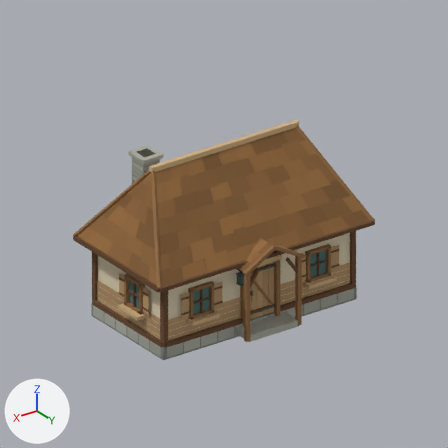
A saved change to the Blender file asset_creation/houses/long_cabin.blend.
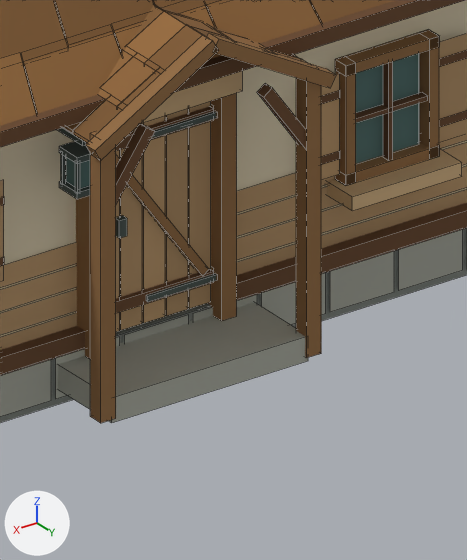
Old and new are each drawn from the file's camera 'StudioCamera' and again close up on the part from 49% to 75% of the width and 53% to 84% of the height. Arrows for +X, +Y and +Z are at lower left; the lights stay in place. The older version's two pictures come first. The close-ups show mesh edges as thin lines.

The first close-up shows 'HouseDoor', 'HouseGlass', 'LongCabin_Body'.
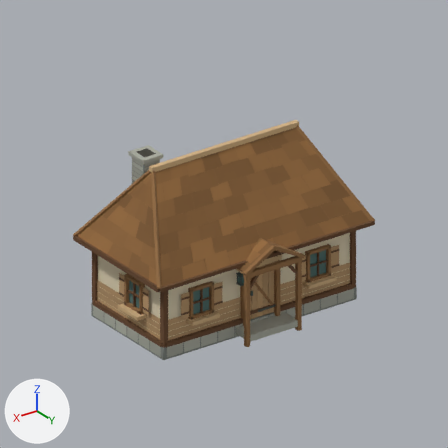
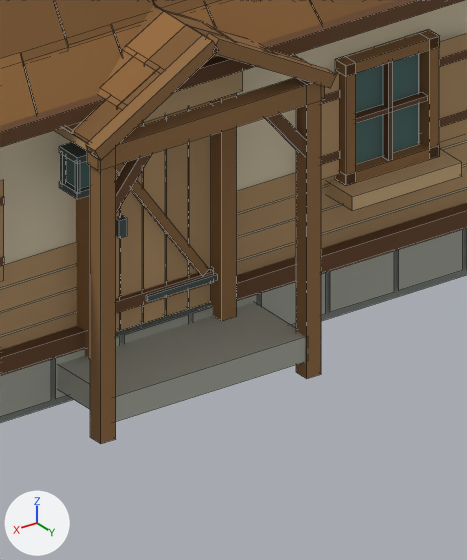
Location of each change, [x1, y1, x2, y2] in pixels of the close-ups (467 x 560 px; the box of a moved part takes in the faces that stretch with it):
```json
{"object": "LongCabin_Body", "change": "reshaped", "before": [0, 0, 467, 423], "after": [0, 0, 467, 444]}
{"part": 1, "of": "me_longcabin_body", "change": "added", "after": [87, 77, 325, 171], "on screen": "brown"}
{"part": 2, "of": "me_longcabin_body", "change": "added", "after": [296, 78, 321, 379], "on screen": "brown"}
{"part": 3, "of": "me_longcabin_body", "change": "moved or reshaped", "before": [257, 83, 305, 148], "after": [265, 113, 305, 156]}
{"part": 4, "of": "me_longcabin_body", "change": "added", "after": [90, 165, 116, 444], "on screen": "brown"}
{"part": 5, "of": "me_longcabin_body", "change": "moved or reshaped", "before": [116, 123, 155, 204], "after": [116, 154, 152, 213]}
{"part": 6, "of": "me_longcabin_body", "change": "built on", "before": [23, 0, 321, 143], "after": [23, 0, 321, 152], "on screen": "mostly hidden"}
```

Scene script edits in JSON lines:
```json
{"block": "me_longcabin_body", "where": "# used by ob_longcabin_body; location = (0.0, 0.0, 0.0)"}
{"op": "remove", "block": "me_longcabin_body", "code": "me_longcabin_body.from_pydata(...)  # 2690 vertices, 983 faces; spans x -3.82..3.82, y -2.15..2.52, z -0.16..5.22"}
{"op": "add", "block": "me_longcabin_body", "code": "me_longcabin_body.from_pydata(...)  # 2742 vertices, 1017 faces; spans x -3.82..3.82, y -2.15..2.52, z -0.16..5.22"}
{"block": "me_longcabin_body", "change": "me_longcabin_body part 1: a new loose piece, a box spanning x -0.99..0.99, y 2.33..2.47, z 2.02..2.18, in mat_house_palette"}
{"block": "me_longcabin_body", "change": "me_longcabin_body part 2: a new loose piece, a box spanning x -0.96..-0.83, y 2.34..2.47, z -0.16..2.18, in mat_house_palette"}
{"block": "me_longcabin_body", "change": "me_longcabin_body part 3: the loose piece of 8 vertices spanning x -0.94..-0.48, y 2.36..2.45, z 1.62..2.23 is scaled about its middle by (0.998, 1, 0.857), then moved by (0.0, 0.0, -0.1)"}
{"block": "me_longcabin_body", "change": "me_longcabin_body part 4: a new loose piece, a box spanning x 0.83..0.96, y 2.34..2.47, z -0.16..2.18, in mat_house_palette"}
{"block": "me_longcabin_body", "change": "me_longcabin_body part 5: the loose piece of 8 vertices spanning x 0.48..0.94, y 2.36..2.45, z 1.62..2.23 is scaled about its middle by (0.998, 1, 0.857), then moved by (0.0, 0.0, -0.1)"}
{"block": "me_longcabin_body", "change": "me_longcabin_body part 6"}
{"block": "me_longcabin_body", "change": "8 faces are deleted"}
{"block": "me_longcabin_body", "change": "23 vertices are added at x -3.75..3.75, y -2.08..2.44, z 2.12..4.93"}
{"block": "me_longcabin_body", "change": "8 new vertices lie (0.0, 0.0, -0.06) away from vertices in x -3.75..3.75, y -2.08..2.44, z 2.32..4.93"}
{"block": "me_longcabin_body", "change": "5 new vertices lie (1.27, -2.08, 2.61) away from vertices in x -3.75, y 2.08, z 2.26..2.32"}
{"block": "me_longcabin_body", "change": "8 new vertices lie (0.0, 0.0, 0.06) away from vertices in x 0.0..3.75, y -2.08..2.44, z 2.12..4.87"}
{"block": "me_longcabin_body", "change": "36 new faces join them"}
{"block": "me_longcabin_body", "change": "other edits to the shape of me_longcabin_body do not show in these pictures"}
```
